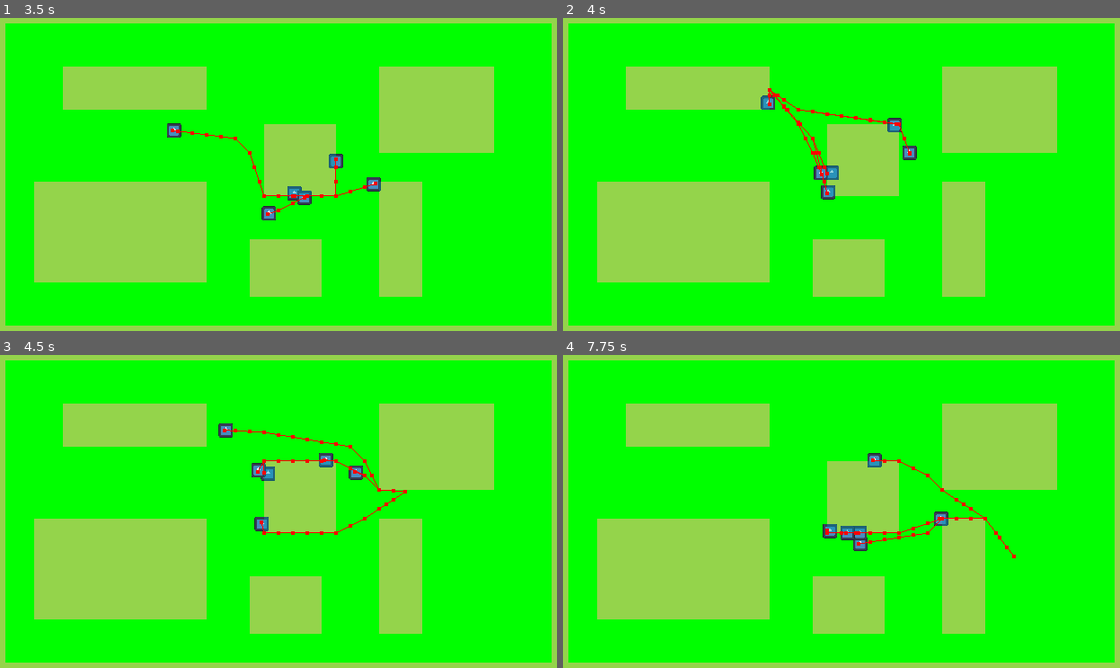
Above: before the commit, frames 1-4 (two rows, left to right).
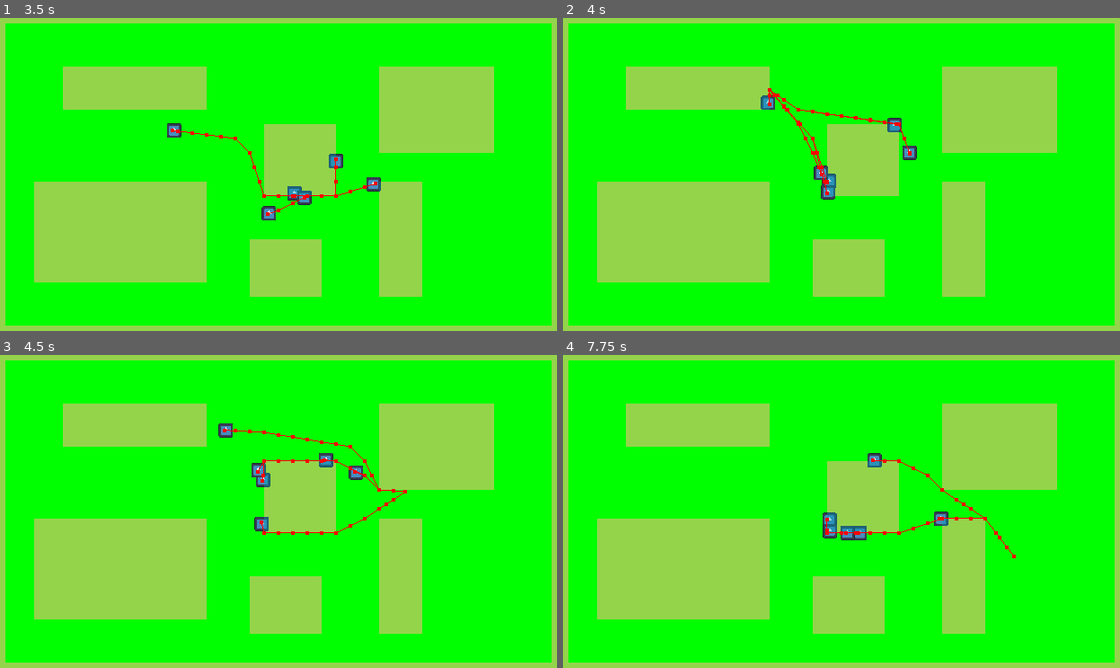
Above: after the commit, the same moments.

Repository: Shilo/GodotAiNavigationTest
Game: Godot game, scene res://main.tscn
The game is run twice, just before and just after one commit, with the same random seed, the same clock (stepped at 60 frames per second) and the same inputs. The engine's default icon, where the game draws it, is replaced by a stand-in: a white triangle on a blue panel in a dark square.
Inputs (mouse positions are in pixels of both pictures, inside the frame that each line leads up to):
- Up to frame 1 (3.5 s): move the mouse to (250, 237) at 0.52 s; move the mouse to (451, 218) at 1.27 s; move the mouse to (105, 121) at 2.02 s; move the mouse to (306, 171) at 2.77 s
- Up to frame 2 (4 s): move the mouse to (757, 89) at 3.52 s
- Up to frame 3 (4.5 s): move the mouse to (406, 492) at 4.27 s
- Up to frame 4 (7.75 s): move the mouse to (724, 524) at 5.02 s; move the mouse to (897, 436) at 5.77 s; move the mouse to (813, 574) at 6.52 s; move the mouse to (1014, 555) at 7.27 s

Frame 1 is identical in both runs. In frame 2, 0.2% of the frame differs, in the area x 45-50%, y 39-55%; in frame 3, 0.1%; in frame 4, 0.3%, in the area x 46-68%, y 50-63%.

Commit message:
feat: tuning

Diff:
--- a/entity/entity.tscn
+++ b/entity/entity.tscn
@@ -24,6 +24,7 @@
 target_desired_distance = 4.0
 avoidance_enabled = true
 radius = 6.0
+neighbor_distance = 64.0
 max_speed = 200.0
 debug_enabled = true
 
Not shown: 1 places in core/tileset/tileset.tres that only renumber resources
